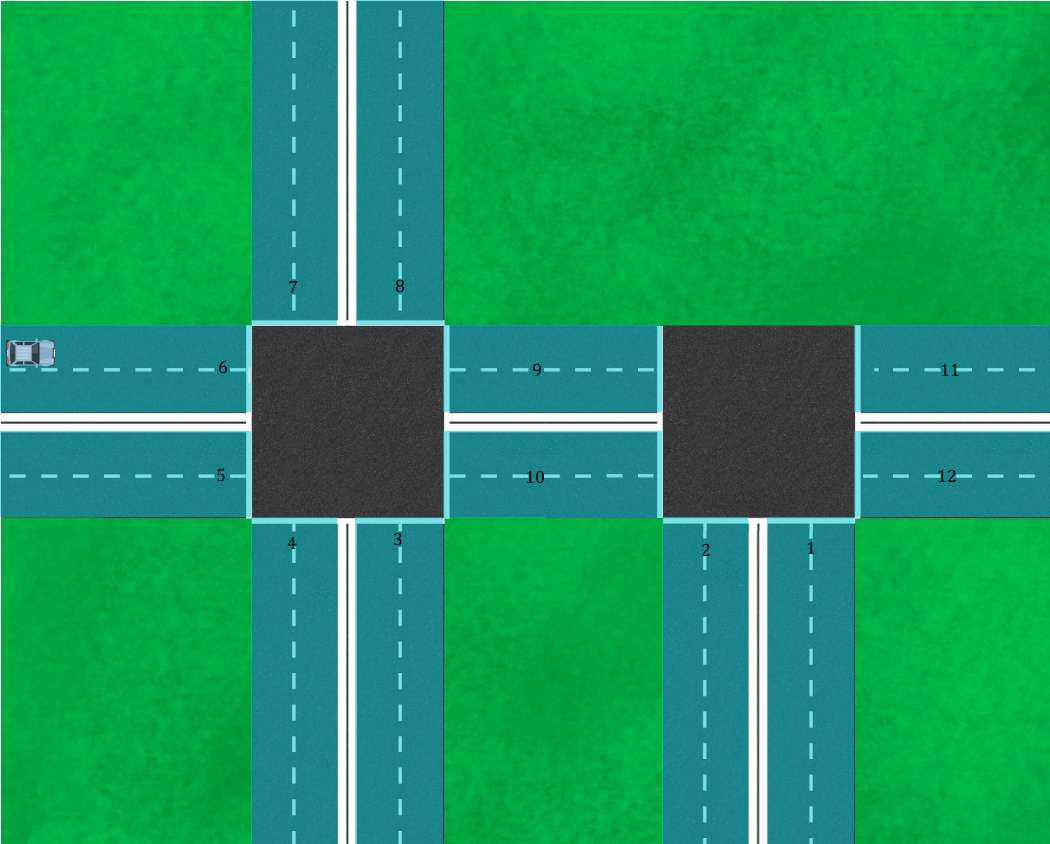
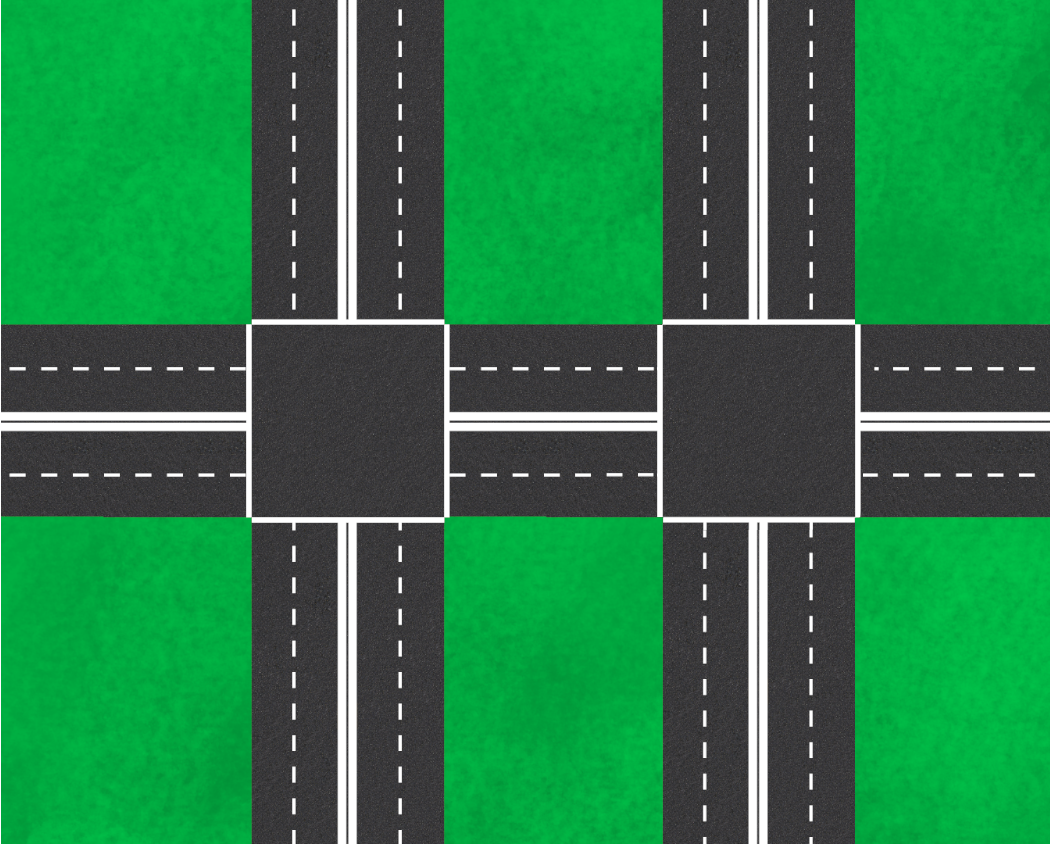
Layer changes from the first (1050, 844) image to the second:
hid group "Numbers" (12 layers) over [217, 279, 959, 556]
hid "Pasted Layer" over [6, 338, 55, 369]
hid "l" over [0, 0, 1050, 844]
painted on "Background" over [1, 0, 1050, 844]
